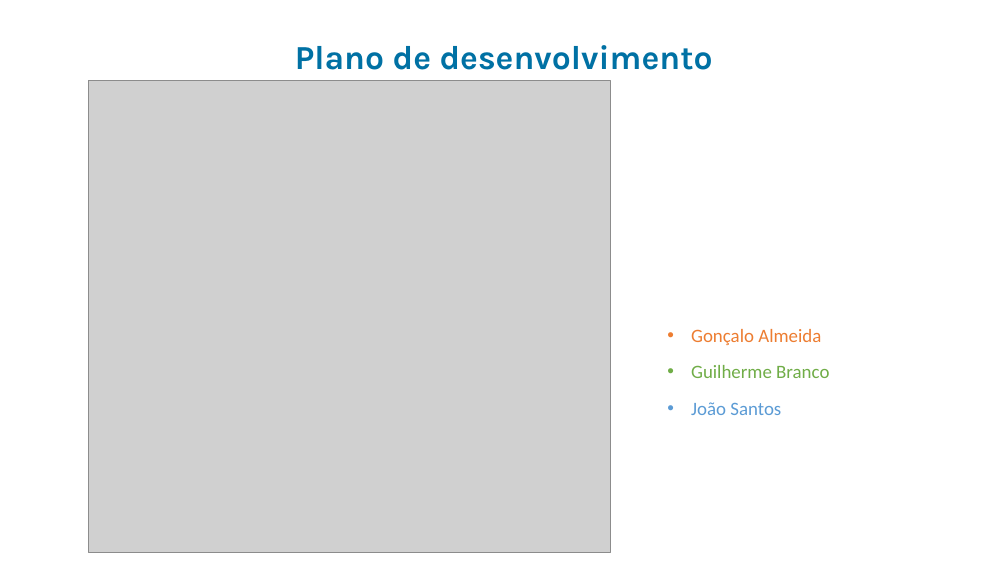
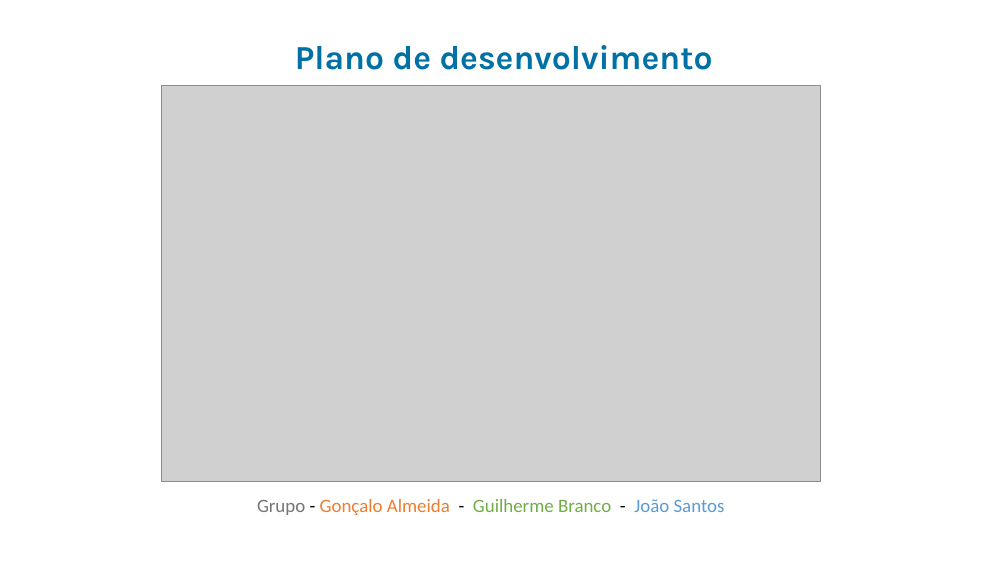
Before and after one commit to goncaloalmeida19/projeto-de-bd, a slide deck: slide 9 of Meta 1/Apresentação.pptx. Drawn at 1008x567 pixels with LibreOffice and Linux fonts; fonts in the diff are those of the drawing; grey boxes stand for pictures; background and template pictures are left out. Boxes give left, top, right and bottom in pixels: in the first picture for what was removed or moved away, otherwise in the second. Text is boxed around its words. In the diff, an @@ line names an element or a change of style, - is before the commit and + after.

```diff
--- a/Meta 1/Apresentação.pptx
+++ b/Meta 1/Apresentação.pptx
@@ picture: place and size @@
-picture at (88, 80, 609, 553)
+picture at (161, 85, 820, 481)
@@ text at (257, 499, 725, 515): text changed @@
-• Gonçalo Almeida
-• Guilherme Branco
-• João Santos
+Grupo - Gonçalo Almeida - Guilherme Branco - João Santos
```
Also in this commit, not shown: 1 other slide changed, 3 other files.
